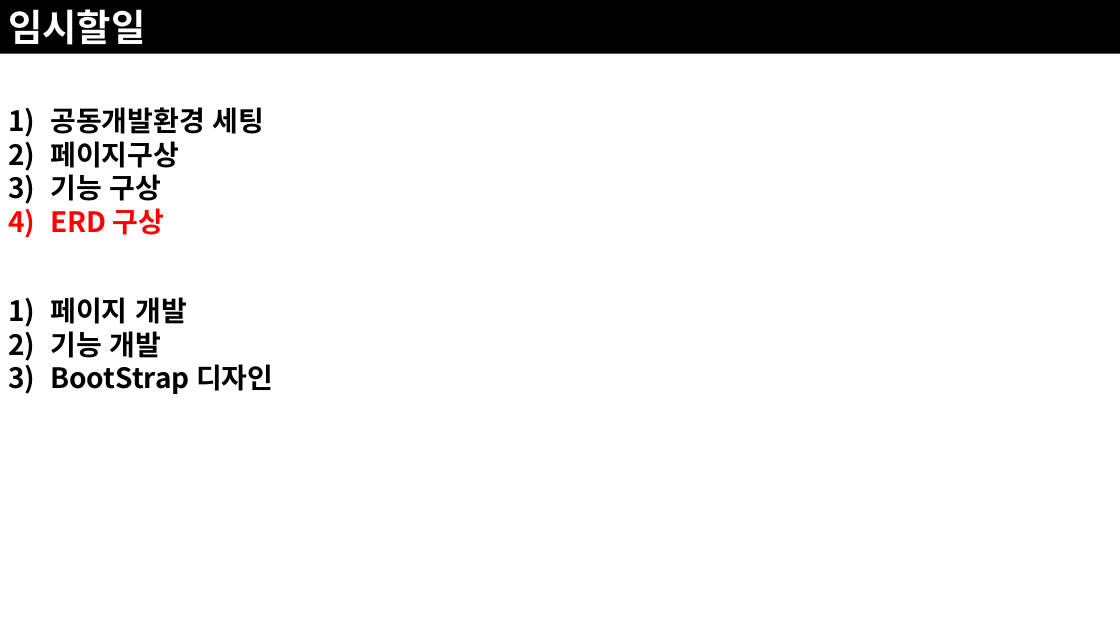
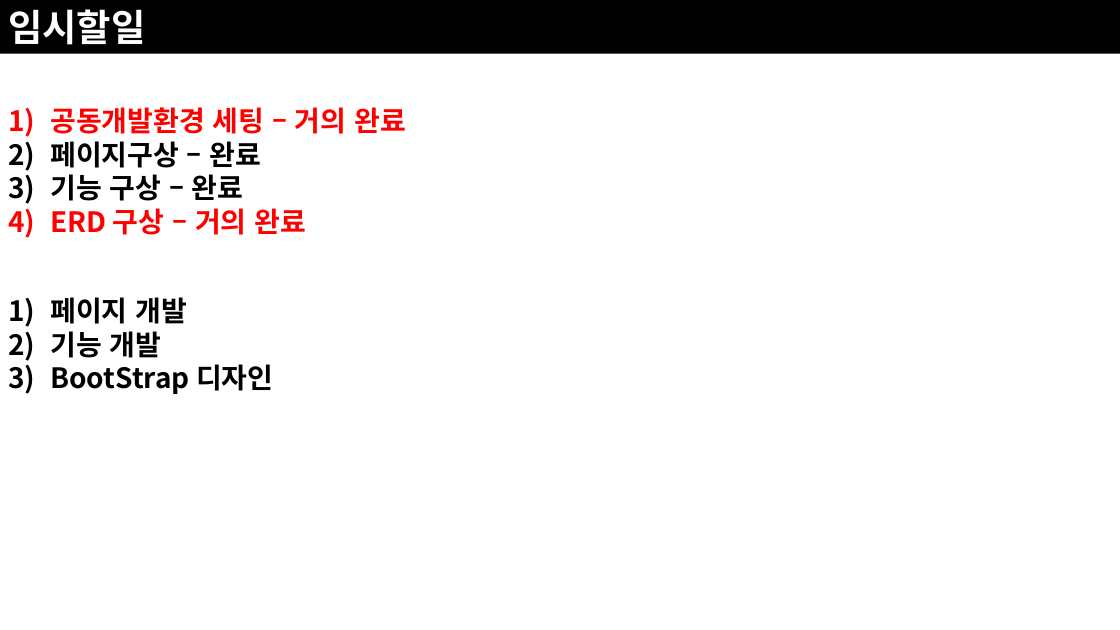
Before and after one commit to JoSihun/CGVR_Lab, a slide deck: slide 51 of documents/01_프로젝트_개발계획.pptx (slide 43 before the commit). Drawn at 1120x630 pixels with LibreOffice and Linux fonts; fonts in the diff are those of the drawing. Boxes give left, top, right and bottom in pixels: in the first picture for what was removed or moved away, otherwise in the second. Text is boxed around its words. In the diff, an @@ line names an element or a change of style, - is before the commit and + after.

```diff
--- a/documents/01_프로젝트_개발계획.pptx
+++ b/documents/01_프로젝트_개발계획.pptx
@@ text at bbox=[50, 107, 406, 235]: text changed; text colour #000000 to #FF0000 @@
-1) 공동개발환경 세팅
-2) 페이지구상
-3) 기능 구상
-4) ERD 구상
+1) 공동개발환경 세팅 – 거의 완료
+2) 페이지구상 – 완료
+3) 기능 구상 – 완료
+4) ERD 구상 – 거의 완료
```
Also in this commit, not shown: 15 other slides changed, 9 slides added.
